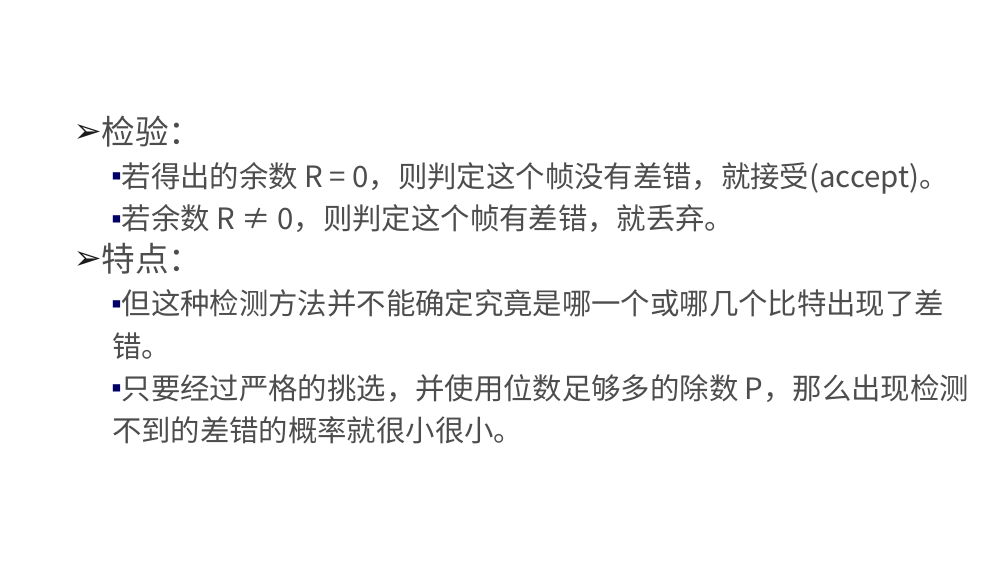
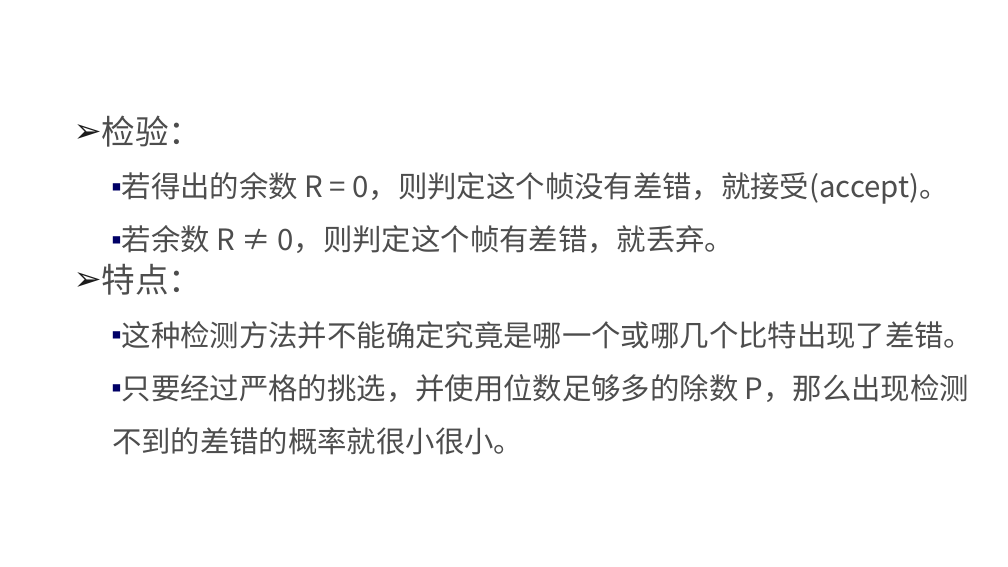
Before and after one commit to edu2act/course-NetWork, a slide deck: slide 22 of materials/slides/ch03 Data Link Layer.pptx. Drawn at 1008x567 pixels with LibreOffice and Linux fonts; fonts in the diff are those of the drawing; background and template pictures are left out. Boxes give left, top, right and bottom in pixels: in the first picture for what was removed or moved away, otherwise in the second. Text is boxed around its words. In the diff, an @@ line names an element or a change of style, - is before the commit and + after.

```diff
--- a/materials/slides/ch03 Data Link Layer.pptx
+++ b/materials/slides/ch03 Data Link Layer.pptx
@@ text at (112, 172, 969, 455): line spacing 40.4pt to 1.5 @@
@@ text at (122, 321, 974, 349): text changed @@
-  ▪ 但这种检测方法并不能确定究竟是哪一个或哪几个比特出现了差错。
+  ▪ 这种检测方法并不能确定究竟是哪一个或哪几个比特出现了差错。
```
Also in this commit, not shown: 12 other slides changed.
